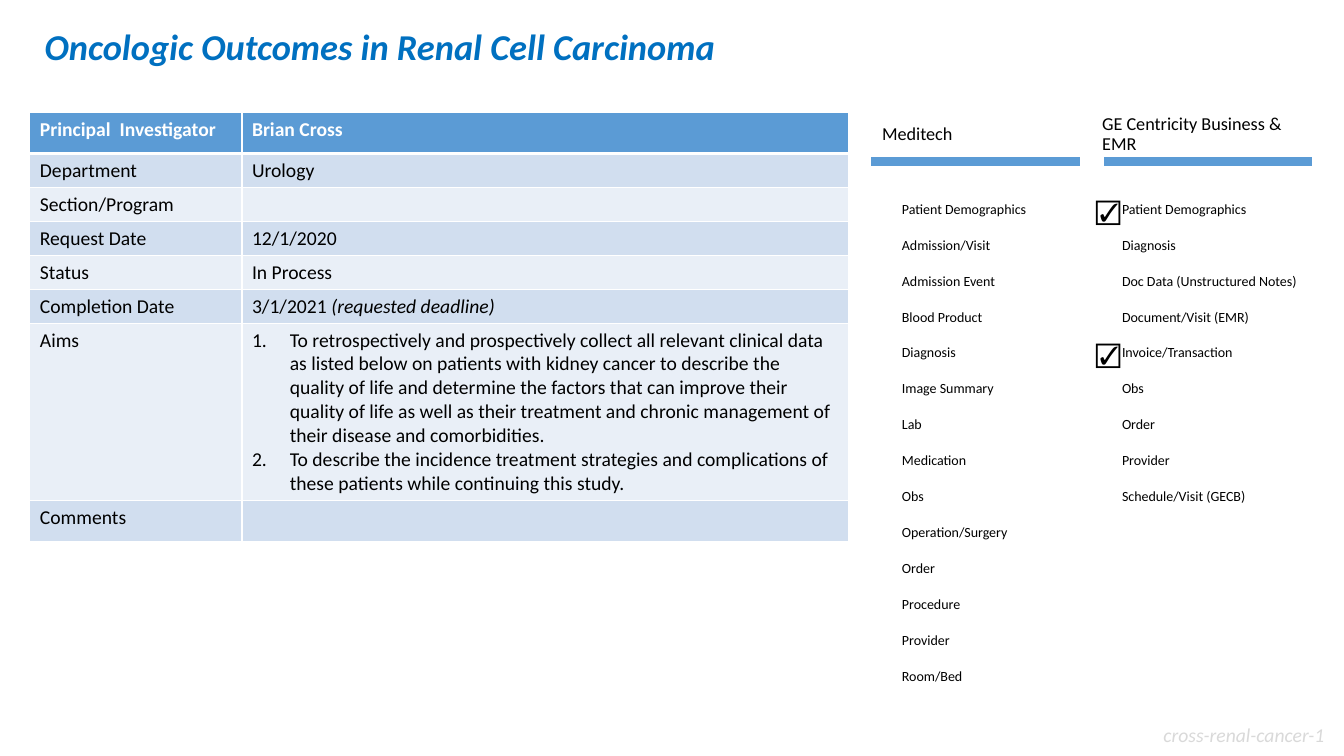
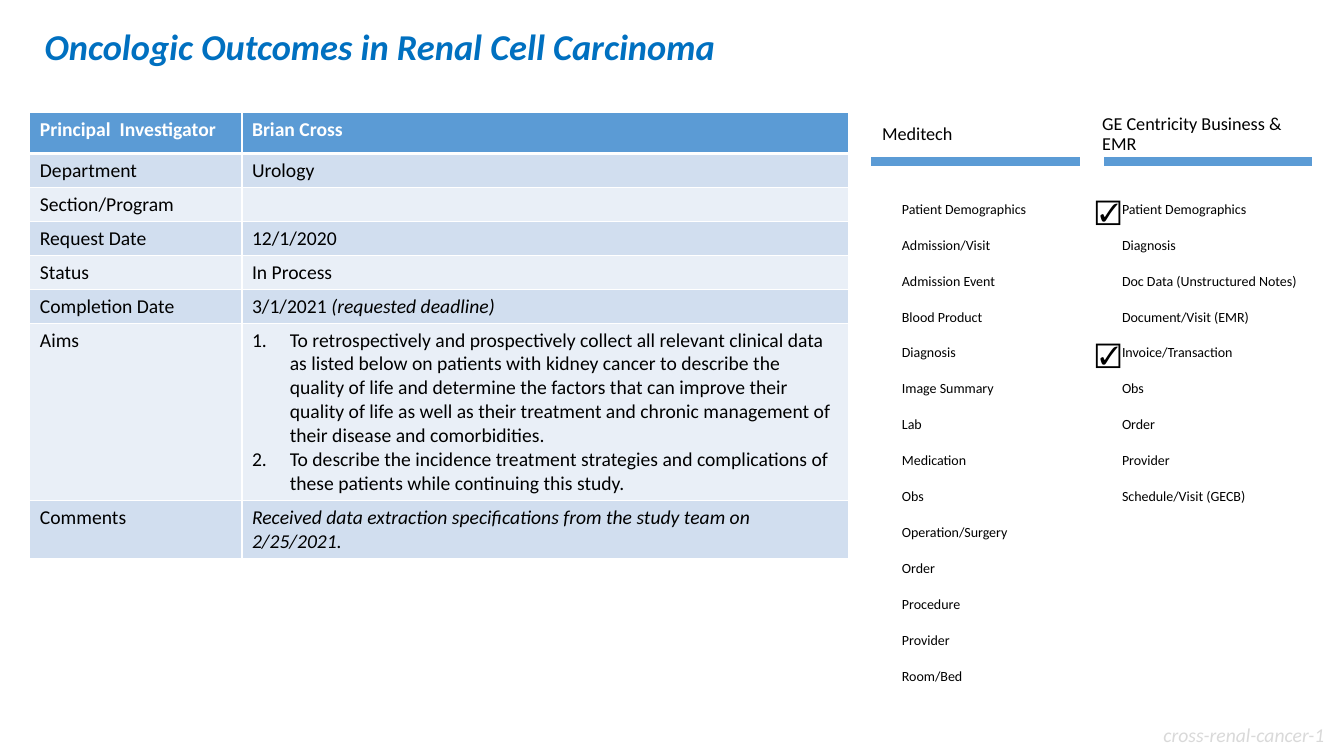
Before and after one commit to OuhscBbmc/prairie-outpost-public, a slide deck: slide 22 of publications/presentation-2021-03-aac/crdw-2021-03.pptx. Drawn at 1344x756 pixels with LibreOffice and Linux fonts; fonts in the diff are those of the drawing. Boxes give left, top, right and bottom in pixels: in the first picture for what was removed or moved away, otherwise in the second. Text is boxed around its words. In the diff, an @@ line names an element or a change of style, - is before the commit and + after.

```diff
--- a/publications/presentation-2021-03-aac/crdw-2021-03.pptx
+++ b/publications/presentation-2021-03-aac/crdw-2021-03.pptx
@@ table at [30, 113, 848, 554] @@
-row 8, column 2: 
+row 8, column 2: Received data extraction specifications from the study team on 2/25/2021.
```
Also in this commit, not shown: 16 other slides changed, 3 slides added.
